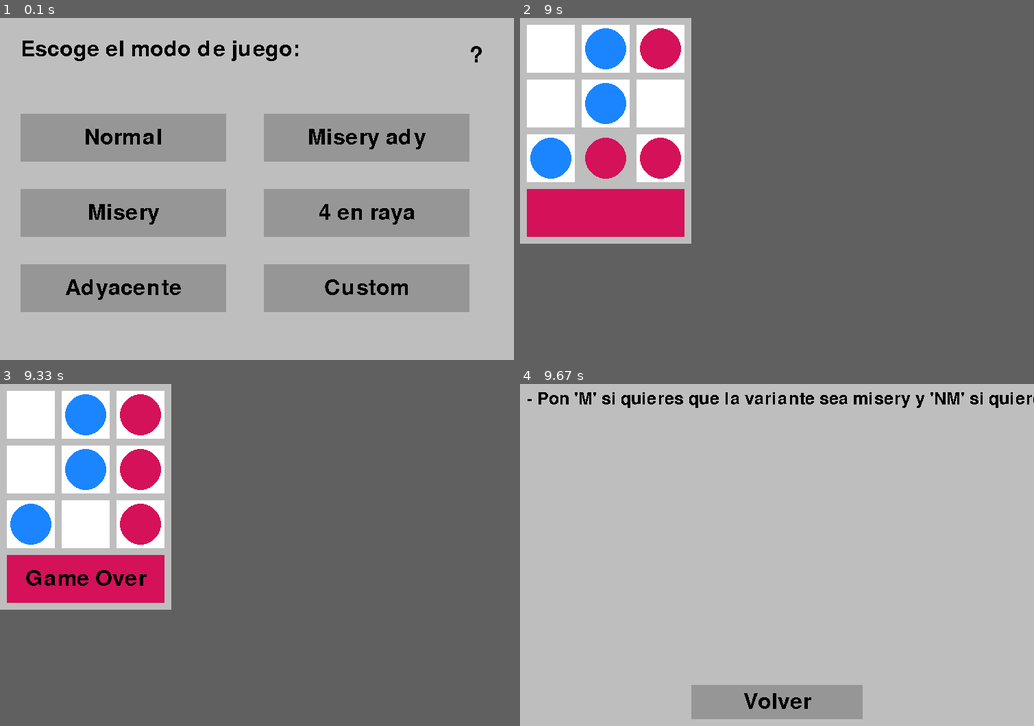
Above: before the commit, frames 1-4 (two rows, left to right).
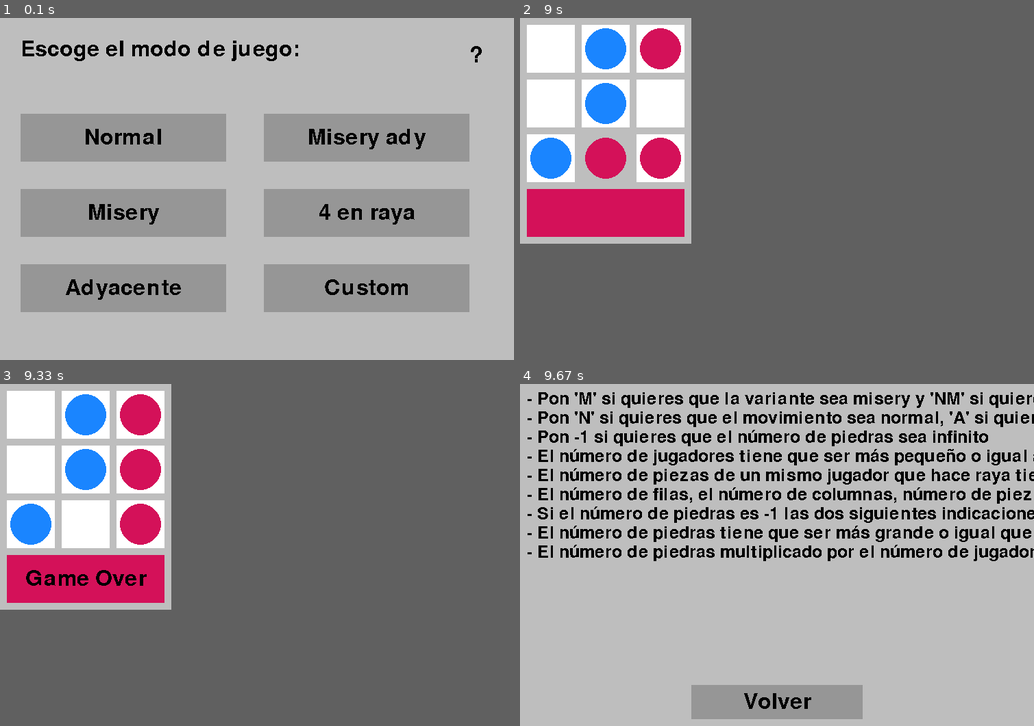
Above: after the commit, the same moments.

Repository: HalcoDraco/practicaPA1
Game: pygame game, started from programa/main_gui.py
Two runs of this game, one before a commit and one after it. Both use one fixed random seed, a clock stepped at 60 frames per second and the inputs below.
Inputs (mouse positions are in pixels of both pictures, inside the frame that each line leads up to):
- Up to frame 1 (0.1 s): no input
- Up to frame 2 (9 s): click (643, 137) at 0.38 s; click (777, 130) at 0.72 s; click (612, 158) at 1.05 s; click (550, 161) at 1.38 s; click (648, 48) at 1.72 s; click (555, 117) at 2.05 s; click (622, 72) at 2.38 s; click (591, 48) at 2.72 s; click (586, 106) at 3.05 s; click (627, 161) at 3.38 s; click (571, 117) at 4.28 s; click (561, 165) at 4.62 s; click (545, 124) at 4.95 s; click (586, 76) at 5.28 s; click (581, 178) at 6.75 s; click (571, 134) at 7.08 s; click (607, 165) at 7.98 s; click (627, 165) at 8.32 s; click (612, 151) at 8.65 s; click (638, 117) at 8.98 s
- Up to frame 3 (9.33 s): click (66, 472) at 9.32 s
- Up to frame 4 (9.67 s): click (998, 421) at 9.65 s

Frames 1-3 are identical in both runs. In frame 4, 11% of the frame differs, in the area x 1-100%, y 8-52%.

Commit message:
multiline

Diff:
--- a/programa/main_gui.py
+++ b/programa/main_gui.py
@@ -92,13 +92,18 @@
 
     update_values_custom()
 
+def multi_line_renderer(text, font, color, surface, x, y, line_spacing = 0):
+    lines = text.splitlines()
+    for line in lines:
+        surface.blit(font.render(line, False, color), (x, y))
+        y += font.get_linesize() + line_spacing
+
 def help_screen():
     global main_screen, actual_interface
     main_screen.fill(BACKGROUND_COLOR)
     actual_interface = HELP_INTERFACE
 
-    help_txt = medium_font.render(CUSTOM_DESCRIPTION[3], False, TEXT_COLOR) #prueba, hay que hacer algo con esto
-    main_screen.blit(help_txt, (PADDING, PADDING))
+    multi_line_renderer(CUSTOM_DESCRIPTION[3], medium_font, TEXT_COLOR, main_screen, PADDING, PADDING)
 
     pygame.draw.rect(main_screen, GREY, button_go_back)
     go_back_txt = big_font.render('Volver', False, TEXT_COLOR)
